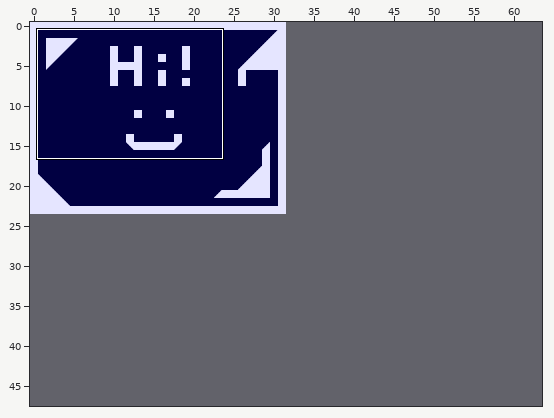
An edit to a level. Tiled map, assets/maps/projectFiles/test1.tmx. The picture above shows the old version from afar; the outline marks the close-up.
Close-up. Before the edit:
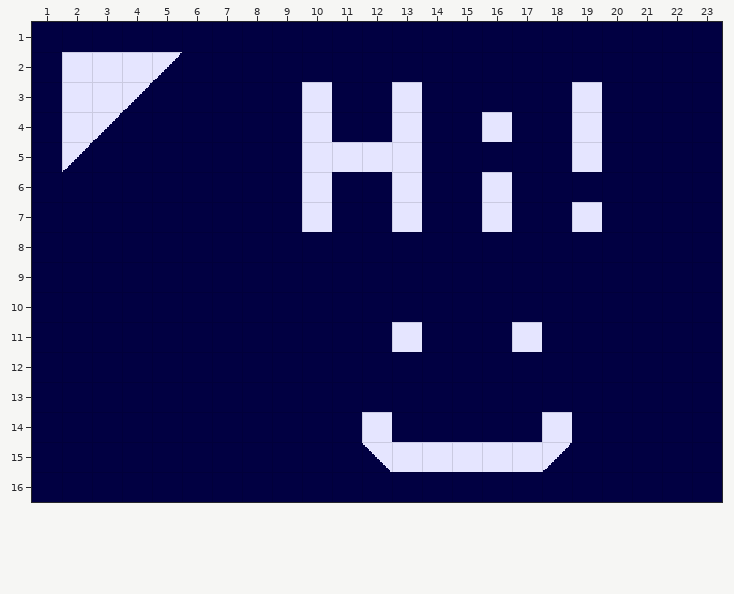
Cells are 20x20 px. Shown: x 1..23, y 1..16. The commit also changed other parts of the map, which this record leaves out. The old version is drawn lined up with the new one.
After the commit:
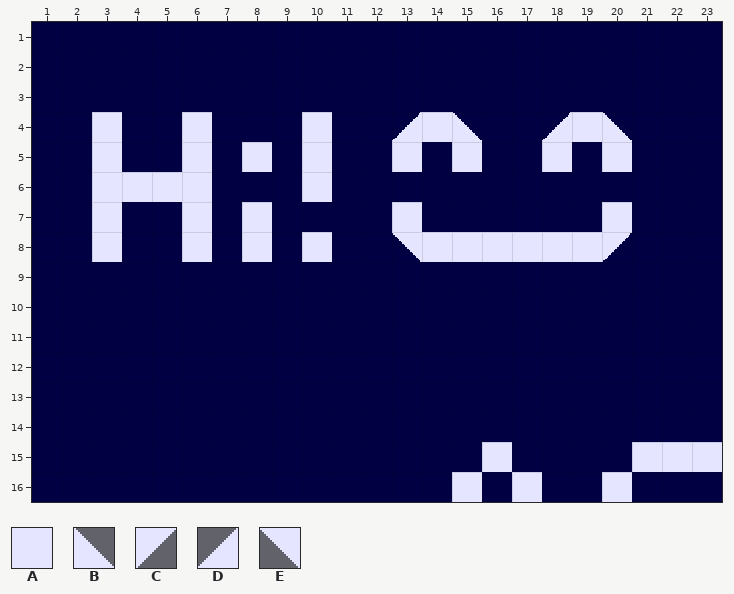
Key: from "test": A 0, B 1, C 2, D 3, E 4.
_ is an empty cell.
Changes in this commit:
map size 32x24 -> 64x48 cells
Layer "roomTiles/foreground":
The edit turns tile C into tile A in row 4 at x 3.
There is now tile A in row 4 at x 6 and 14; in row 5 at x 3, 6, 8, 15, 18 and 20; in row 6 at x 3 to 6; in row 7 at x 3, 6, 8 and 20; in row 8 at x 3, 6, 8, 10 and 14 to 19; in row 15 at x 21 to 23.
There is now tile A in row 16 at x 15, 17 and 20.
There is now tile B in row 4 at x 15 and 20.
There is now tile C in row 8 at x 20.
The edit turns tile A into tile D in row 4 at x 13.
There is now tile D in row 4 at x 18.
There is now tile E in row 8 at x 13.
Tile A is removed in row 2 at x 2 to 4; in row 3 at x 2 to 3, 10, 13 and 19; in row 4 at x 2 and 16; in row 5 at x 11 to 12 and 19; in row 6 at x 13 and 16; in row 7 at x 10, 16 and 19.
Tile A is removed in row 11 at x 13 and 17; in row 14 at x 12 and 18; in row 15 at x 13 to 15 and 17.
Tile C is removed in row 2 at x 5; in row 3 at x 4; in row 5 at x 2; in row 15 at x 18.
Tile E is removed in row 15 at x 12.
